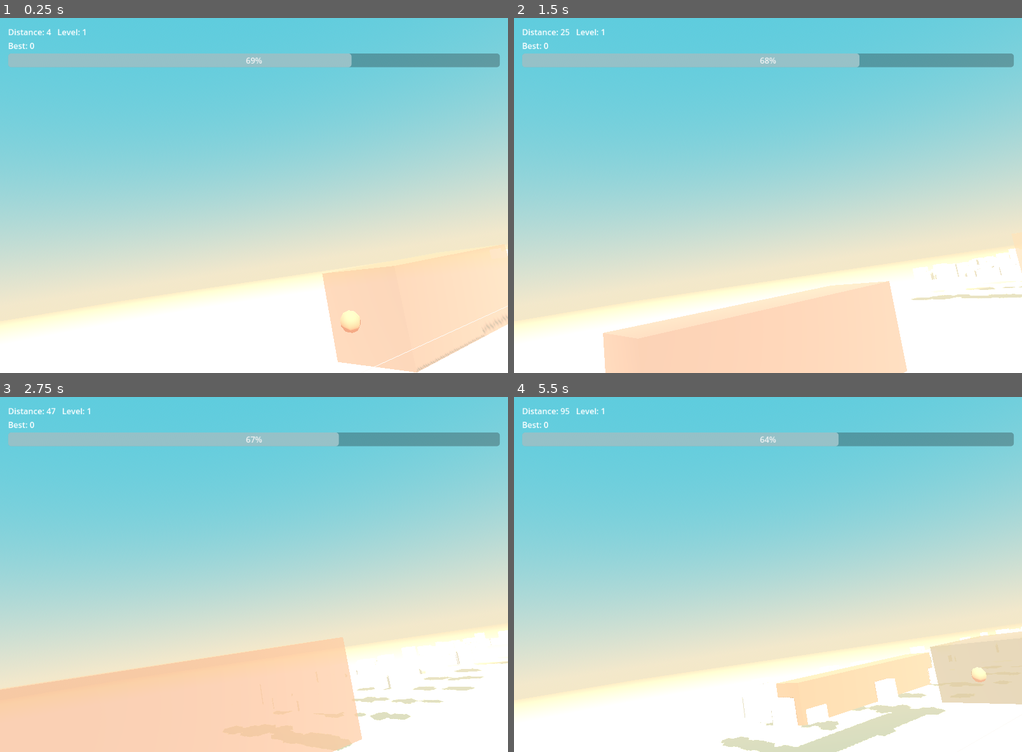
Above: before the commit, frames 1-4 (two rows, left to right).
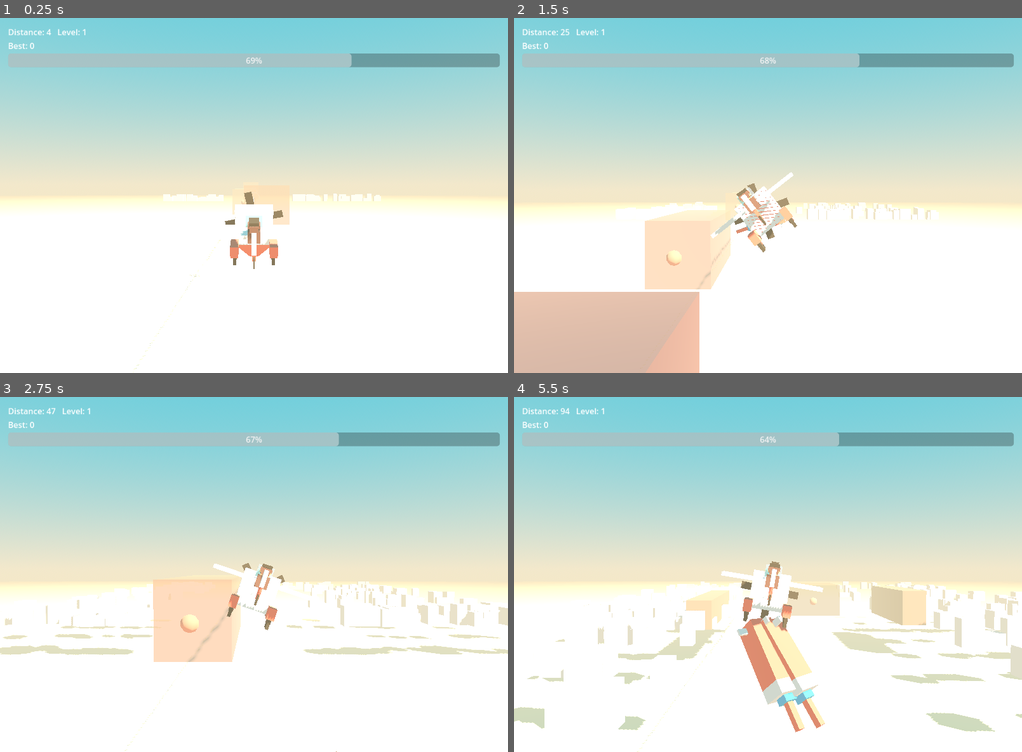
Above: after the commit, the same moments.

Repository: weathermanho/supercent
Game: Godot game, scene res://scenes/Main.tscn
The game is run twice, just before and just after one commit, with the same random seed, the same clock (stepped at 60 frames per second) and the same inputs.
Inputs (mouse positions are in pixels of both pictures, inside the frame that each line leads up to):
- Up to frame 1 (0.25 s): no input
- Up to frame 2 (1.5 s): move the mouse to (879, 177) at 0.52 s; hold Right mouse button (fire_missle) 0.53-1.28 s; move the mouse to (666, 213) at 1.27 s; right-click (666, 213) at 1.35 s
- Up to frame 3 (2.75 s): move the mouse to (304, 496) at 2.02 s; hold Right mouse button (fire_missle) from 2.03 s (still down)
- Up to frame 4 (5.5 s): move the mouse to (742, 645) at 2.77 s; release Right mouse button (fire_missle) at 2.78 s; right-click (742, 645) at 2.85 s; move the mouse to (920, 627) at 3.52 s; hold Right mouse button (fire_missle) 3.53-4.28 s; move the mouse to (615, 521) at 4.27 s; right-click (615, 521) at 4.35 s; move the mouse to (793, 574) at 5.02 s; hold Right mouse button (fire_missle) from 5.03 s (still down)

The runs differ from the first frame. In frame 1, 78% of the frame differs, in the area x 0-100%, y 0-100%; in frame 2, 80%; in frame 3, 80%; in frame 4, 74%.

Commit message:
feat(camera): behind-the-plane chase cam that follows the plane
The fixed camera left the plane a tiny sliver at the bottom edge, so the
view read as a side-on left-to-right scroll. Replace it with a chase rig
that sits just behind (-X) and above the plane looking forward along +X, so
the plane's tail fills the lower-centre of frame and buildings/giants
approach from ahead. The rig follows the plane laterally (z) every frame so
it never steers out of frame, and partly vertically (y) to stay framed
without bobbing the world.

CameraShaker gains refresh_base() so screen-shake offsets ride on top of the
moving rig instead of snapping back to the stale scene-file transform.

Verified in-engine: plane is clearly seen from behind, banks toward the
looming giant, and the giant kill still lands on-screen.

Co-Authored-By: Claude Opus 4.7 <noreply@anthropic.com>

Diff:
--- a/godot_project/scripts/CameraShaker.gd
+++ b/godot_project/scripts/CameraShaker.gd
@@ -17,6 +17,13 @@
 func _ready() -> void:
 	_camera = get_parent() as Camera3D
 	assert(_camera != null, "CameraShaker must be a child of Camera3D")
+	_base_position = _camera.position
+	_base_rotation = _camera.rotation
+
+
+## Re-capture the rest position. Call after repositioning the camera (the base
+## is first read in _ready, which runs before a parent overrides the transform).
+func refresh_base() -> void:
 	_base_position = _camera.position
 	_base_rotation = _camera.rotation
 
--- a/godot_project/scripts/Main.gd
+++ b/godot_project/scripts/Main.gd
@@ -59,12 +59,10 @@
 	_guide_overlay = GuideOverlayScript.new()
 	add_child(_guide_overlay)
 
-	# Position the camera *behind* the plane (more negative X) and slightly
-	# above, looking forward along +X — the direction enemies/buildings come
-	# from. This makes objects fly out of the screen toward the viewer.
-	# Lighting is now owned by the Atmosphere node.
-	camera.position = Vector3(-450.0, 200.0, 0.0)
-	camera.look_at(Vector3(1000.0, 100.0, 0.0), Vector3.UP)
+	# Chase camera (see _update_camera): sits just behind + slightly above the
+	# plane, looking forward along +X so the plane's tail is in frame and the
+	# action approaches from ahead. Lighting is owned by the Atmosphere node.
+	_update_camera()
 
 	# 0-3s ad hook: prime the corridor so frame 1 isn't an empty desert.
 	# Pre-spawn background ruins + one immediate building+target staggered along +X.
@@ -112,6 +110,7 @@
 	_update_particles(dt_ms)
 	_update_shockwaves(dt_ms)
 
+	_update_camera()
 	_guide_overlay.update_overlay(airplane.position, _targets)
 	_update_hud()
 
@@ -156,6 +155,20 @@
 	for p in _particles:
 		p.queue_free()
 	_particles.clear()
+
+
+## Chase cam: stand a fixed distance behind (-X) and above the plane, follow it
+## laterally (z) so it never steers out of frame, and partly vertically (y) to
+## keep it framed without bobbing the whole world. Looks forward along +X. The
+## shaker's rest pose is refreshed to this transform each frame so screen-shake
+## offsets ride on top of the moving rig instead of fighting it.
+func _update_camera() -> void:
+	var p: Vector3 = airplane.position
+	var cam_y: float = GameConfig.plane_default_height \
+		+ (p.y - GameConfig.plane_default_height) * 0.6 + 55.0
+	camera.position = Vector3(PLANE_BASE_X - 230.0, cam_y, p.z)
+	camera.look_at(Vector3(PLANE_BASE_X + 1400.0, p.y - 10.0, p.z), Vector3.UP)
+	shaker.refresh_base()
 
 
 func _get_normalized_mouse() -> Vector2:
